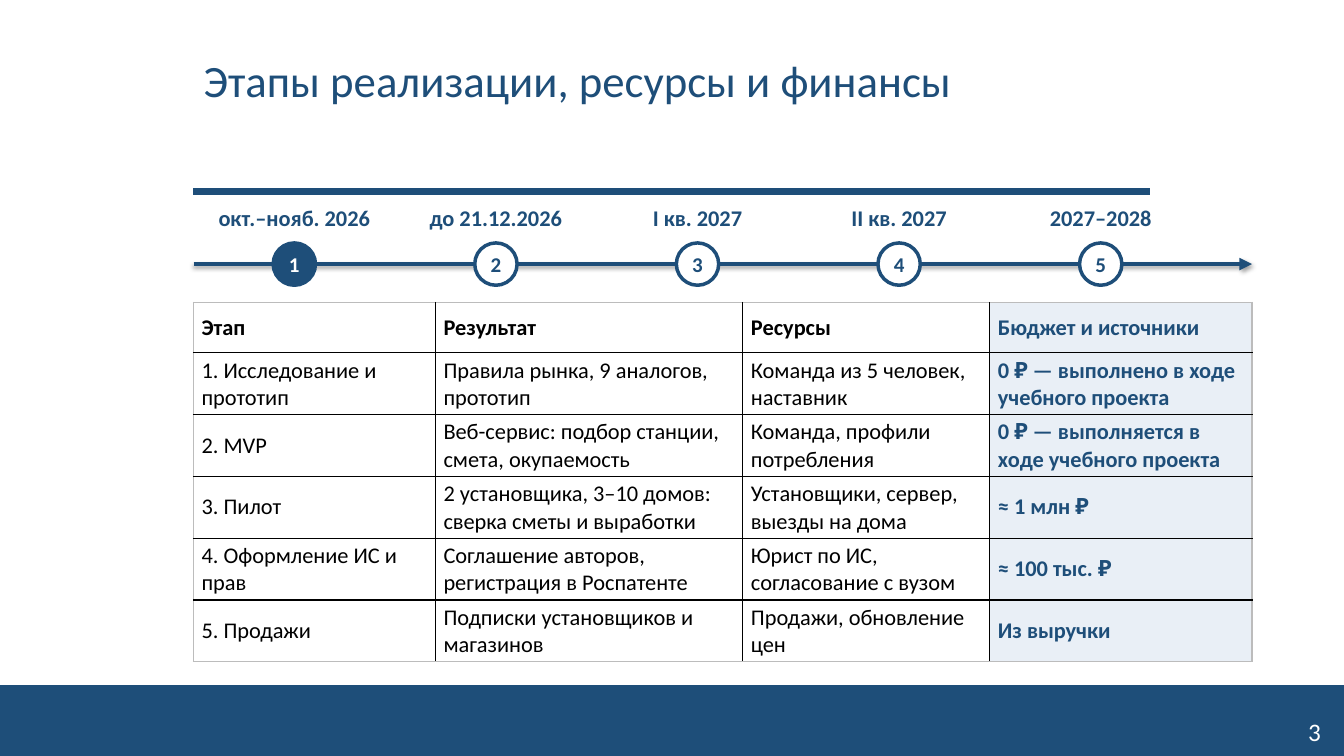
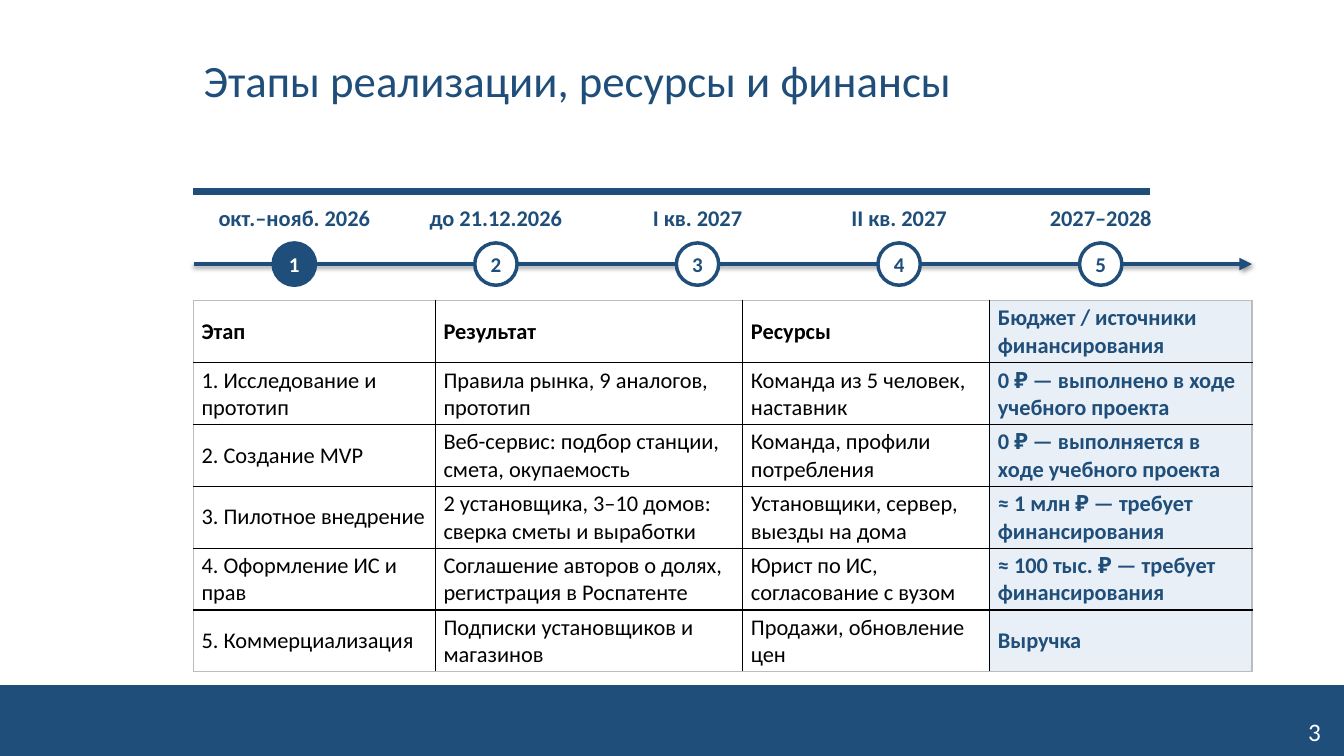
Before and after one commit to NeK0ban/SunCount, a slide deck: slide 3 of reports/ip_truba/SunCount_IS_truba.pptx. Drawn at 1344x756 pixels with LibreOffice and Linux fonts; fonts in the diff are those of the drawing; background and template pictures are left out. Boxes give left, top, right and bottom in pixels: in the first picture for what was removed or moved away, otherwise in the second. Text is boxed around its words. In the diff, an @@ line names an element or a change of style, - is before the commit and + after.

```diff
--- a/reports/ip_truba/SunCount_IS_truba.pptx
+++ b/reports/ip_truba/SunCount_IS_truba.pptx
@@ table at (194, 300, 1252, 670) @@
-row 1, column 4: Бюджет и источники
+row 1, column 4: Бюджет / источники финансирования
-row 3, column 1: 2. MVP
+row 3, column 1: 2. Создание MVP
-row 4, column 1: 3. Пилот
+row 4, column 1: 3. Пилотное внедрение
-row 4, column 4: ≈ 1 млн ₽
+row 4, column 4: ≈ 1 млн ₽ — требует финансирования
-row 5, column 2: Соглашение авторов, регистрация в Роспатенте
+row 5, column 2: Соглашение авторов о долях, регистрация в Роспатенте
-row 5, column 4: ≈ 100 тыс. ₽
+row 5, column 4: ≈ 100 тыс. ₽ — требует финансирования
-row 6, column 1: 5. Продажи
+row 6, column 1: 5. Коммерциализация
-row 6, column 4: Из выручки
+row 6, column 4: Выручка
```
Also in this commit, not shown: 2 other slides changed, 7 other files.
